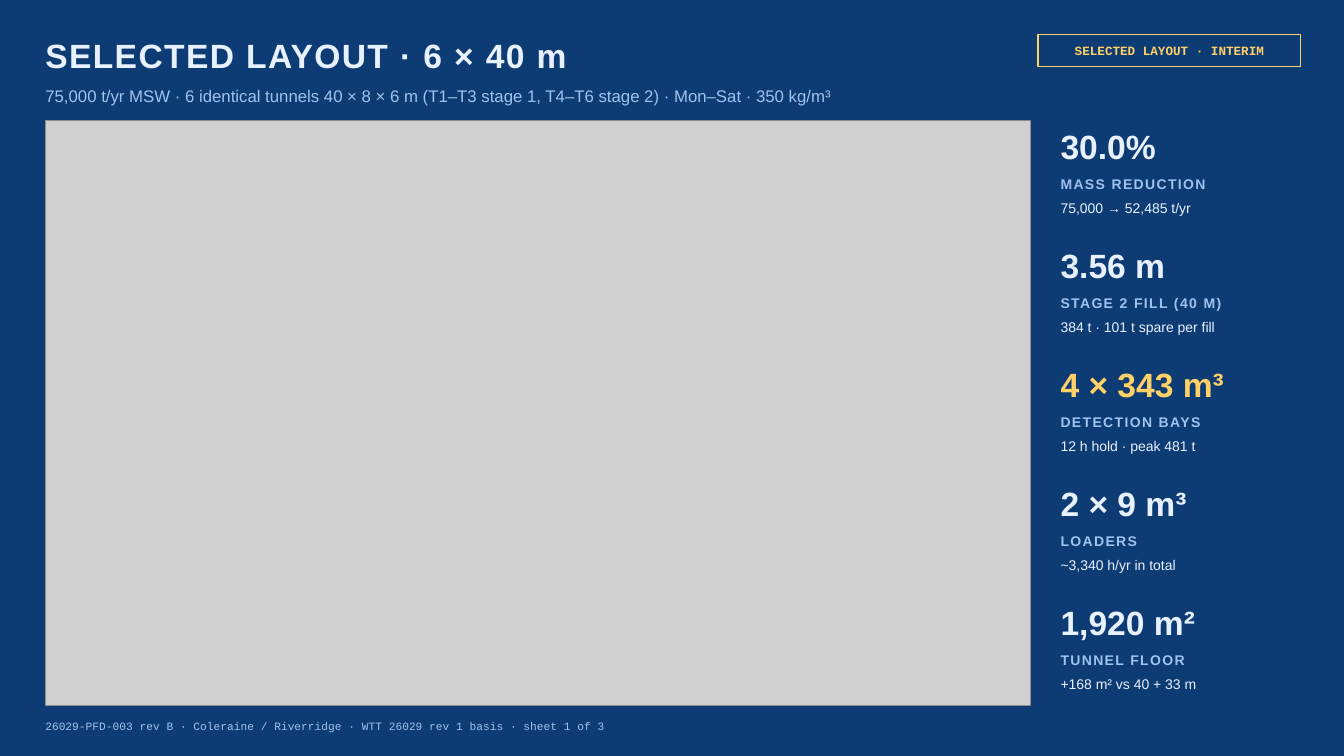
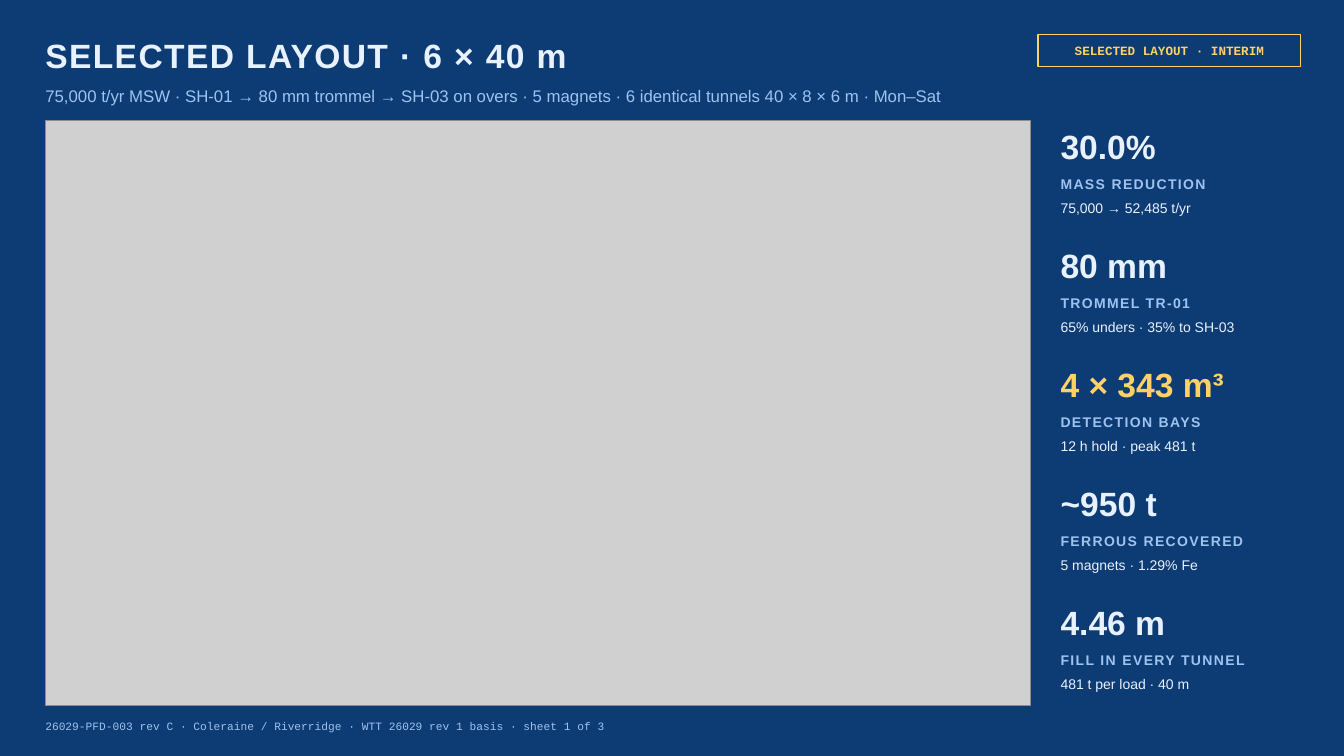
Before and after one commit to kiddr957-boop/tunnel-dashboard, a slide deck: slide 1 of Coleraine-6x40m-Tunnel-PFD.pptx. Drawn at 1344x756 pixels with LibreOffice and Linux fonts; fonts in the diff are those of the drawing; grey boxes stand for pictures. Boxes give left, top, right and bottom in pixels: in the first picture for what was removed or moved away, otherwise in the second. Text is boxed around its words. In the diff, an @@ line names an element or a change of style, - is before the commit and + after.

```diff
--- a/Coleraine-6x40m-Tunnel-PFD.pptx
+++ b/Coleraine-6x40m-Tunnel-PFD.pptx
@@ text at bbox=[45, 90, 941, 106]: text changed @@
-75,000 t/yr MSW · 6 identical tunnels 40 × 8 × 6 m (T1–T3 stage 1, T4–T6 stage 2) · Mon–Sat · 350 kg/m³
+75,000 t/yr MSW · SH-01 → 80 mm trommel → SH-03 on overs · 5 magnets · 6 identical tunnels 40 × 8 × 6 m · Mon–Sat
@@ text at bbox=[1061, 254, 1167, 279]: text changed @@
-3.56 m
+80 mm
@@ text at bbox=[1061, 298, 1190, 308]: text changed @@
-STAGE 2 FILL (40 M)
+TROMMEL TR-01
@@ text at bbox=[1061, 322, 1235, 332]: text changed @@
-384 t · 101 t spare per fill
+65% unders · 35% to SH-03
@@ text at bbox=[1061, 492, 1157, 517]: text changed @@
-2 × 9 m³
+~950 t
@@ text at bbox=[1061, 536, 1243, 546]: text changed @@
-LOADERS
+FERROUS RECOVERED
@@ text at bbox=[1061, 560, 1198, 573]: text changed @@
-~3,340 h/yr in total
+5 magnets · 1.29% Fe
@@ text at bbox=[1061, 611, 1165, 636]: text changed @@
-1,920 m²
+4.46 m
@@ text at bbox=[1061, 655, 1244, 665]: text changed @@
-TUNNEL FLOOR
+FILL IN EVERY TUNNEL
@@ text at bbox=[1061, 679, 1190, 692]: text changed @@
-+168 m² vs 40 + 33 m
+481 t per load · 40 m
@@ text at bbox=[45, 722, 605, 733]: text changed @@
-26029-PFD-003 rev B · Coleraine / Riverridge · WTT 26029 rev 1 basis · sheet 1 of 3
+26029-PFD-003 rev C · Coleraine / Riverridge · WTT 26029 rev 1 basis · sheet 1 of 3
```
Also in this commit, not shown: 2 other slides changed, 3 other files.
